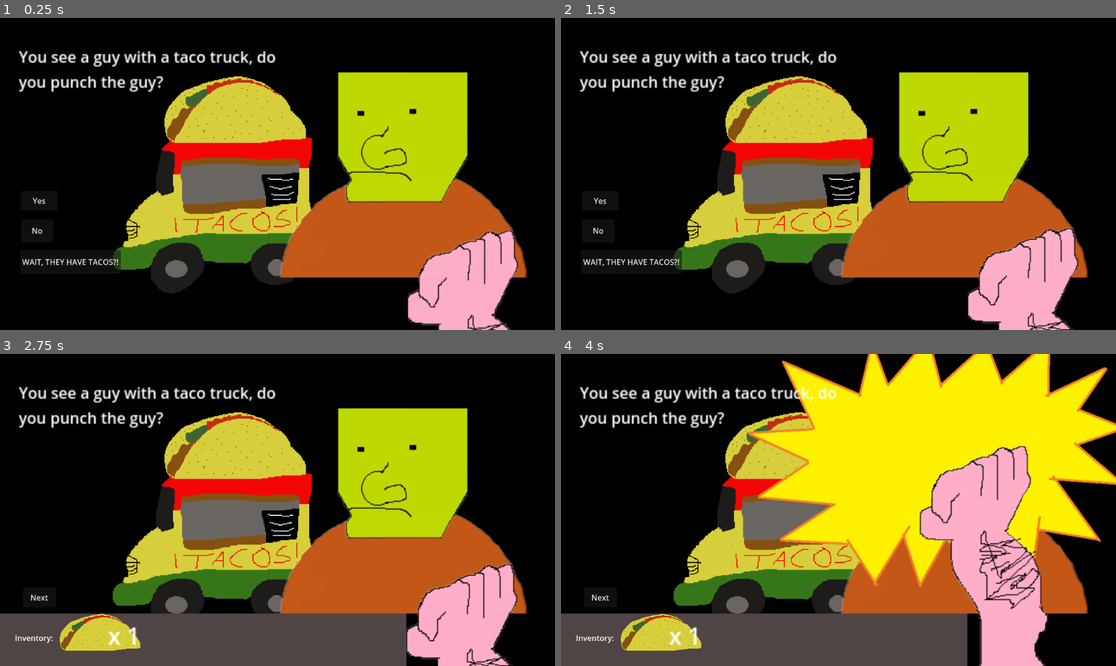
Above: before the commit, frames 1-4 (two rows, left to right).
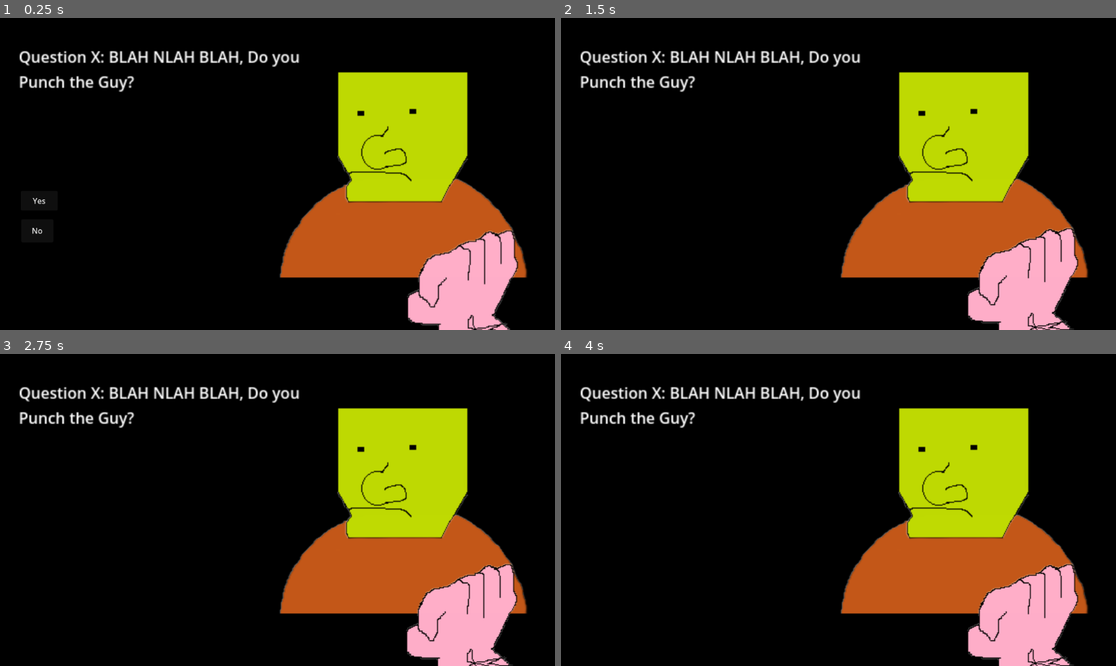
Above: after the commit, the same moments.

Repository: Do-You-Punch-The-Guy-Studios/do-you-punch-the-guy
Game: Godot game, scene res://scenes/the_guy_root_scene.tscn
Two runs of this game, one before a commit and one after it. Both use one fixed random seed, a clock stepped at 60 frames per second and the inputs below.
Inputs (mouse positions are in pixels of both pictures, inside the frame that each line leads up to):
- Up to frame 1 (0.25 s): no input
- Up to frame 2 (1.5 s): click "Yes" at 0.5 s; click "Next" at 1.25 s
- Up to frame 3 (2.75 s): click (72, 597) at 2 s, where only the run before the commit has a clickable "WAIT, THEY HAVE TACOS?!"
- Up to frame 4 (4 s): click (599, 597) at 2.75 s, where only the run before the commit has a clickable "Next"; click (599, 538) at 3.5 s, where only the run before the commit has a clickable "Yes"

The runs differ from the first frame. In frame 1, 18% of the frame differs, in the area x 3-57%, y 10-89%; in frame 2, 19%; in frame 3, 30%; in frame 4, 61%, in the area x 0-100%, y 0-100%.
Error after the commit: Invalid access to property or key 'question23' on a base object of type 'Dictionary'. (res://code/do-you-punch-the-guy-main.gd:117)

Commit message:
part of 23

Diff:
--- a/code/do-you-punch-the-guy-main.gd
+++ b/code/do-you-punch-the-guy-main.gd
@@ -111,7 +111,7 @@
 	currentQuestionIndex = nextQuestionIndex
 	nextQuestionIndex = questionIndexes.back()
 	questionIndexes.pop_back()
-	currentQuestionIndex =22;
+	currentQuestionIndex =23;
 	currentQuestion = questionInfo[str(currentQuestionIndex)];
 	if(currentQuestionIndex > 1):
 		self.add_child(questionScenes["question" + str(currentQuestionIndex)].instantiate())
--- a/data/questions.json
+++ b/data/questions.json
@@ -292,10 +292,14 @@
 		"question":"You head to the club to get your dance on. A guy says \"What'll ya have?\" do you punch the guy?",
 		"yes": true,
 		"no": true,
-		"option3": "Gimmie a beer",
+		"option3": "Whaddaya Got?",
 		"yesTags":["ASSHOLE", "BARFIGHT"],
 		"noTags":[],
+		"option3Tags":[],
 		"onOption3":{"shop":{"BEER": 1, "PUNCH": 1}},
+		"onQuestion": false,
+		"onYes": false,
+		"onNo": false,
 		"isActive": true
 	},
 	"24": {
